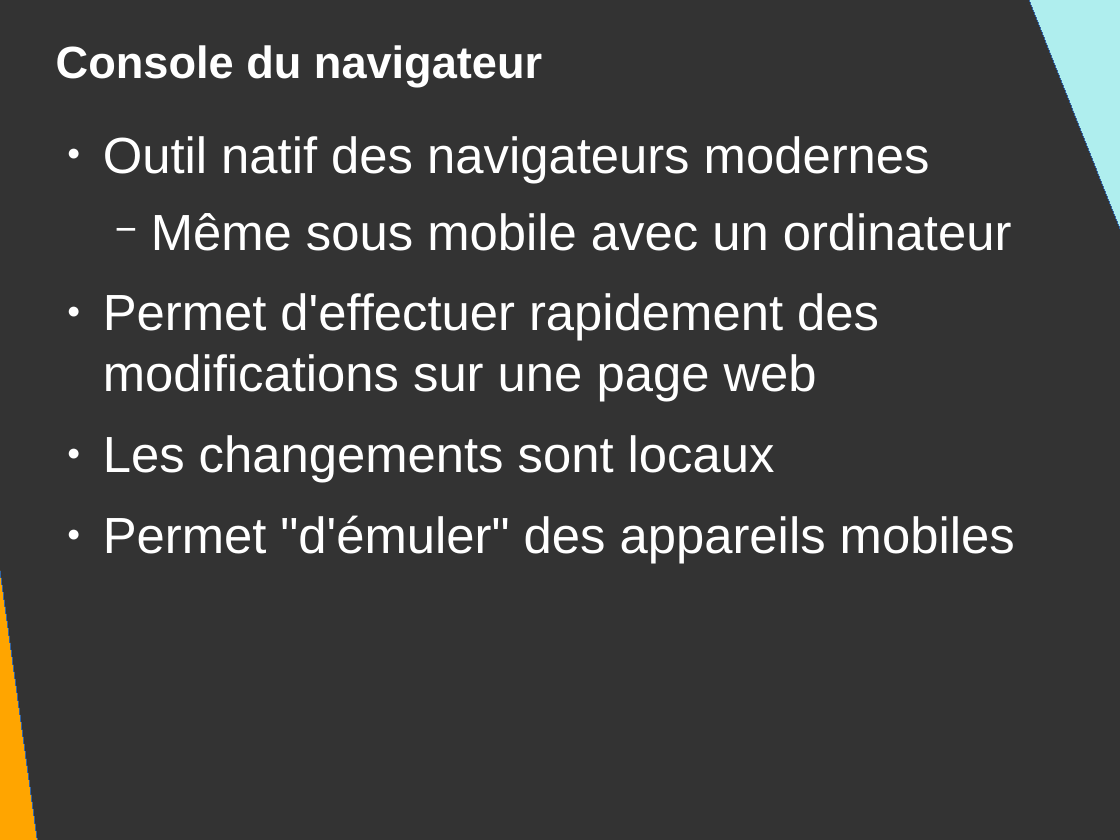
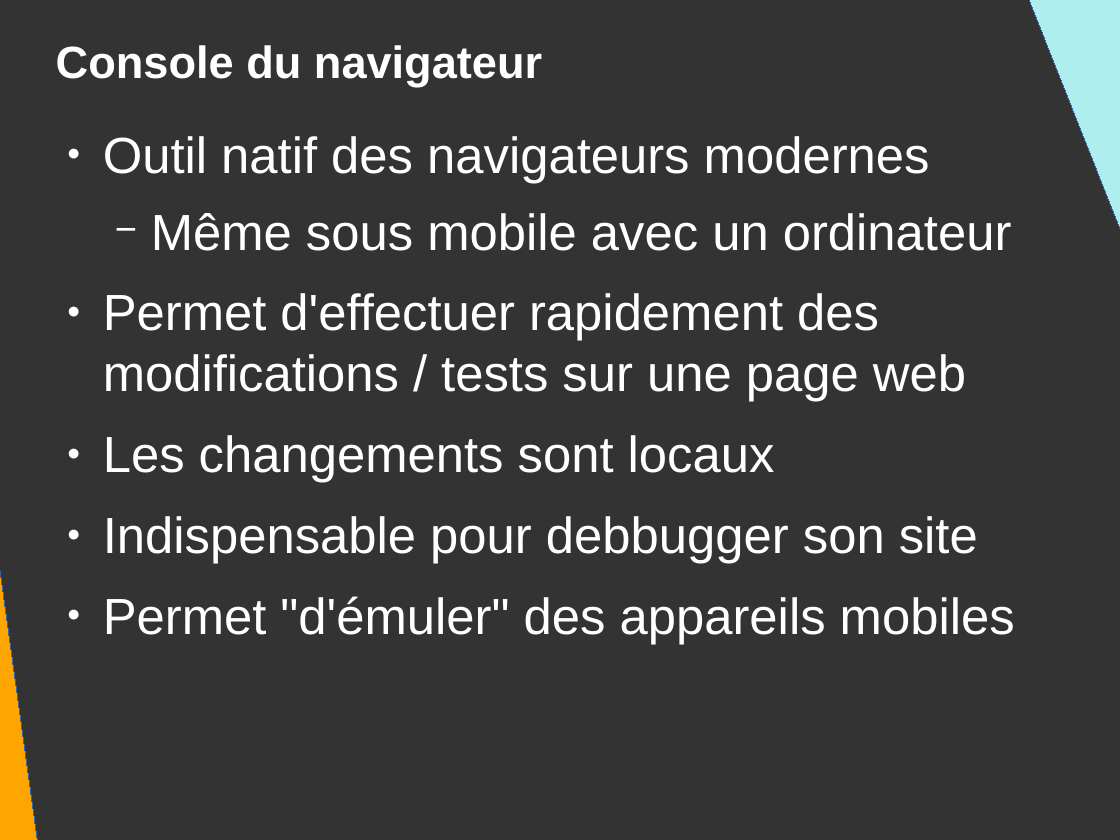
Before and after one commit to DanYellow/presentations, a slide deck: slide 126 of mmi/html/travaux-pratiques/numero-2/presentation.odp (slide 113 before the commit). Drawn at 1120x840 pixels with LibreOffice and Linux fonts; fonts in the diff are those of the drawing. Boxes give left, top, right and bottom in pixels: in the first picture for what was removed or moved away, otherwise in the second. Text is boxed around its words. In the diff, an @@ line names an element or a change of style, - is before the commit and + after.

```diff
--- a/mmi/html/travaux-pratiques/numero-2/presentation.odp
+++ b/mmi/html/travaux-pratiques/numero-2/presentation.odp
@@ text at (103,293,966,402): text changed @@
-● Permet d'effectuer rapidement des modifications sur une page web
+● Permet d'effectuer rapidement des modifications / tests sur une page web
@@ text at (103,516,978,564): paragraph added @@
+● Indispensable pour debbugger son site
```
Also in this commit, not shown: 5 other slides changed, 16 slides added, 1 slide removed, 4 other files.
